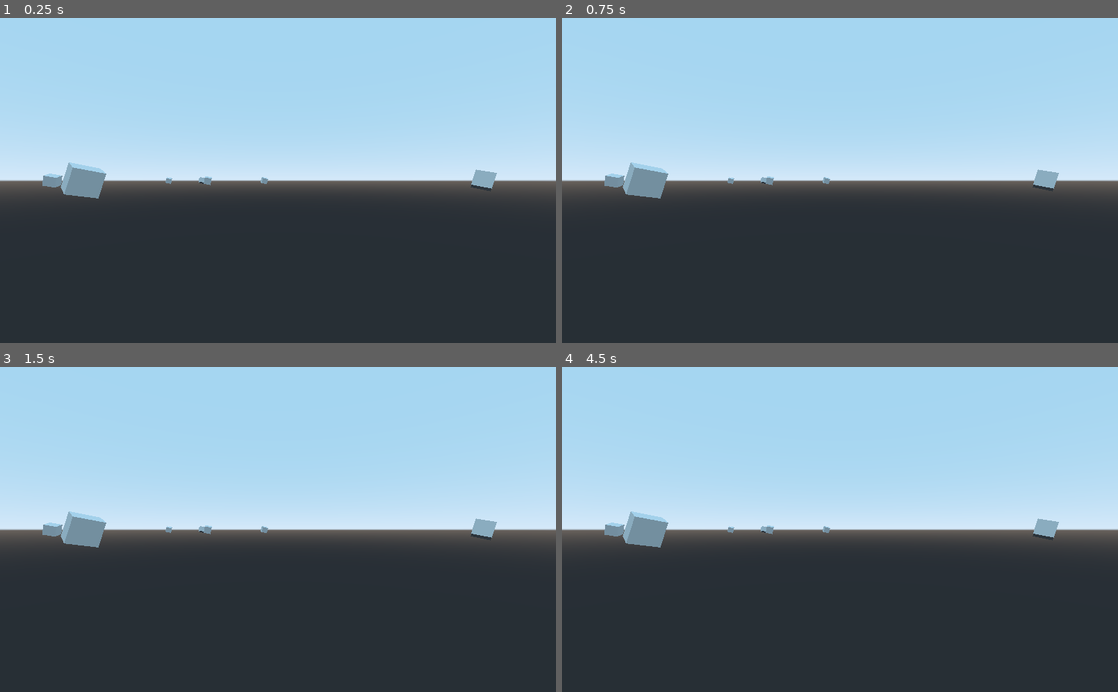
Above: before the commit, frames 1-4 (two rows, left to right).
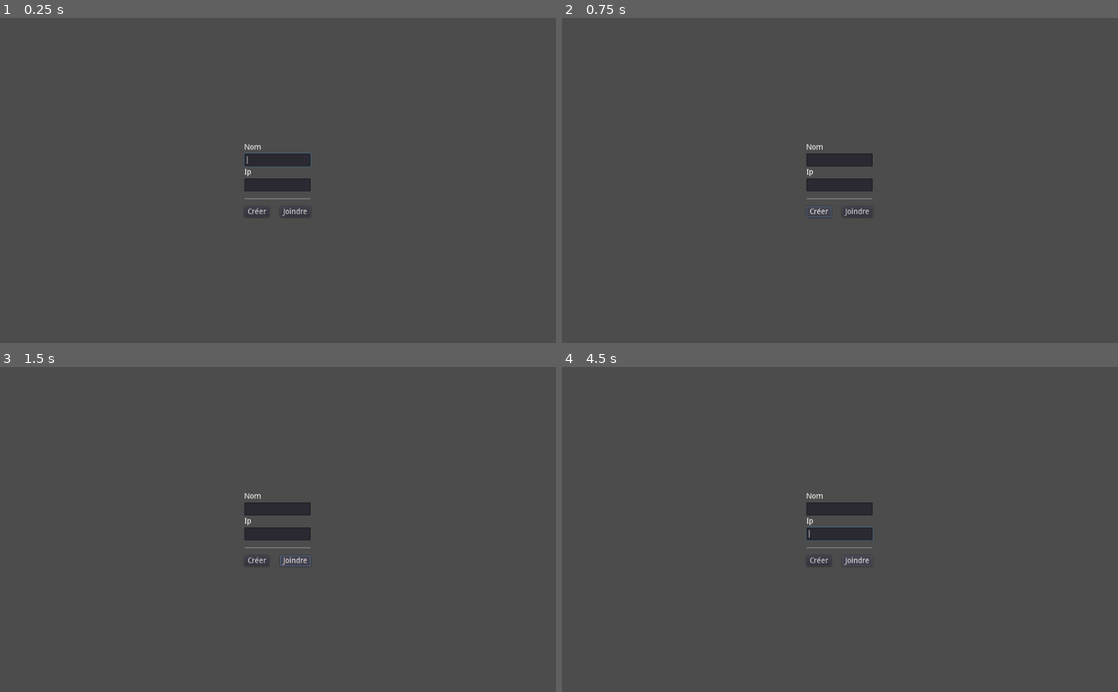
Above: after the commit, the same moments.

Repository: BloodOrange/SpaceExplorer
Game: Godot game, scene res://ConnectionScreen.tscn
The game is run twice, just before and just after one commit, with the same random seed, the same clock (stepped at 60 frames per second) and the same inputs. Before the commit the project starts from res://Spatial.tscn.
Inputs (mouse positions are in pixels of both pictures, inside the frame that each line leads up to):
- Up to frame 1 (0.25 s): no input
- Up to frame 2 (0.75 s): click (817, 213) at 0.5 s, where only the run after the commit has a clickable "Créer"
- Up to frame 3 (1.5 s): click (294, 562) at 1.25 s, where only the run after the commit has a clickable "Joindre"
- Up to frame 4 (4.5 s): hold Right (ui_right) 2.03-2.78 s; hold Down (ui_down) 2.78-3.53 s; hold Right (ui_right) 3.53-4.28 s; hold Up (ui_up) from 4.28 s (still down)

The runs differ from the first frame. In frame 1, 95% of the frame differs, in the area x 0-100%, y 0-100%; in frame 2, 95%; in frame 3, 95%; in frame 4, 95%.

Commit message:
Ajout de l'écran de connexion

Diff:
--- /dev/null
+++ b/ConnectionScreen.gd
@@ -0,0 +1,30 @@
+extends Control
+
+
+# Declare member variables here. Examples:
+# var a = 2
+# var b = "text"
+
+
+# Called when the node enters the scene tree for the first time.
+func _ready():
+	$CenterContainer/VBoxContainer/EditName.grab_focus()
+	get_tree().connect("connected_to_server", self, "_on_connected")
+
+func _on_connected():
+	get_tree().change_scene("res://Spatial.tscn")
+
+func _on_EditName_text_changed(new_text):
+	var is_valid_text = new_text.empty()
+
+	$CenterContainer/VBoxContainer/HBoxContainer/BtnCreate.disabled = is_valid_text
+	$CenterContainer/VBoxContainer/HBoxContainer/BtnJoin.disabled = is_valid_text
+
+func _on_BtnCreate_pressed():
+	Network.create_server()
+
+	if get_tree().get_network_peer():
+		_on_connected()
+
+func _on_BtnJoin_pressed():
+	Network.join_server($CenterContainer/VBoxContainer/EditIp.text)
--- /dev/null
+++ b/ConnectionScreen.tscn
@@ -0,0 +1,76 @@
+[gd_scene load_steps=2 format=2]
+
+[ext_resource path="res://ConnectionScreen.gd" type="Script" id=1]
+
+[node name="ConnectionScreen" type="Control"]
+anchor_right = 1.0
+anchor_bottom = 1.0
+script = ExtResource( 1 )
+__meta__ = {
+"_edit_use_anchors_": false
+}
+
+[node name="CenterContainer" type="CenterContainer" parent="."]
+anchor_right = 1.0
+anchor_bottom = 1.0
+margin_left = -0.950012
+margin_right = -0.950012
+__meta__ = {
+"_edit_use_anchors_": false
+}
+
+[node name="VBoxContainer" type="VBoxContainer" parent="CenterContainer"]
+margin_left = 451.0
+margin_top = 232.0
+margin_right = 573.0
+margin_bottom = 368.0
+__meta__ = {
+"_edit_use_anchors_": false
+}
+
+[node name="LblName" type="Label" parent="CenterContainer/VBoxContainer"]
+margin_right = 122.0
+margin_bottom = 14.0
+text = "Nom"
+
+[node name="EditName" type="LineEdit" parent="CenterContainer/VBoxContainer"]
+margin_top = 18.0
+margin_right = 122.0
+margin_bottom = 42.0
+
+[node name="LabelIp" type="Label" parent="CenterContainer/VBoxContainer"]
+margin_top = 46.0
+margin_right = 122.0
+margin_bottom = 60.0
+text = "Ip"
+
+[node name="EditIp" type="LineEdit" parent="CenterContainer/VBoxContainer"]
+margin_top = 64.0
+margin_right = 122.0
+margin_bottom = 88.0
+
+[node name="HSeparator" type="HSeparator" parent="CenterContainer/VBoxContainer"]
+margin_top = 92.0
+margin_right = 122.0
+margin_bottom = 112.0
+custom_constants/separation = 20
+
+[node name="HBoxContainer" type="HBoxContainer" parent="CenterContainer/VBoxContainer"]
+margin_top = 116.0
+margin_right = 122.0
+margin_bottom = 136.0
+custom_constants/separation = 20
+
+[node name="BtnCreate" type="Button" parent="CenterContainer/VBoxContainer/HBoxContainer"]
+margin_right = 46.0
+margin_bottom = 20.0
+text = "Créer"
+
+[node name="BtnJoin" type="Button" parent="CenterContainer/VBoxContainer/HBoxContainer"]
+margin_left = 66.0
+margin_right = 122.0
+margin_bottom = 20.0
+text = "Joindre"
+[connection signal="text_changed" from="CenterContainer/VBoxContainer/EditName" to="." method="_on_EditName_text_changed"]
+[connection signal="pressed" from="CenterContainer/VBoxContainer/HBoxContainer/BtnCreate" to="." method="_on_BtnCreate_pressed"]
+[connection signal="pressed" from="CenterContainer/VBoxContainer/HBoxContainer/BtnJoin" to="." method="_on_BtnJoin_pressed"]
--- a/Network.gd
+++ b/Network.gd
@@ -1,4 +1,6 @@
 extends Node
+
+const SERVER_PORT = 30100
 
 func _ready():
 	get_tree().connect("network_peer_connected", self, "_player_connected")
@@ -7,21 +9,25 @@
 	get_tree().connect("connection_failed", self, "_connected_fail")
 	get_tree().connect("server_disconnected", self, "_server_disconnected")
 
-func create_server(port):
+func create_server():
 	var peer = NetworkedMultiplayerENet.new()
 
-	if peer.create_server(port, 5) != OK:
+	if peer.create_server(SERVER_PORT, 5) != OK:
 		print("Erreur lors de la création du serveur")
 		return
 
+	print("Création du serveur...")
+
 	get_tree().set_network_peer(peer)
 
-func join_server(address_ip, port):
+func join_server(address_ip):
 	var peer = NetworkedMultiplayerENet.new()
 
-	if peer.create_client(address_ip, port) != OK:
+	if peer.create_client(address_ip, SERVER_PORT) != OK:
 		print("Impossible de joindre le serveur")
 		return
+
+	print("Connexion au serveur...")
 
 	get_tree().set_network_peer(peer)
 
--- a/Spatial.gd
+++ b/Spatial.gd
@@ -1,21 +1,6 @@
 extends Spatial
-
-
-# Declare member variables here. Examples:
-# var a = 2
-# var b = "text"
-
-const SERVER_PORT = 30100
-const SERVER_IP = "192.168.1.26"
-
-const SERVER_MODE = false
 
 # Called when the node enters the scene tree for the first time.
 func _ready():
-	if SERVER_MODE:
-		Network.create_server(SERVER_PORT)
-	else:
-		Network.join_server(SERVER_IP, SERVER_PORT)
-
-	if SERVER_MODE == false:
+	if get_tree().is_network_server() == false:
 		$BattleShip.change_seat(2)
--- a/project.godot
+++ b/project.godot
@@ -16,7 +16,7 @@
 [application]
 
 config/name="SpaceExplorer"
-run/main_scene="res://Spatial.tscn"
+run/main_scene="res://ConnectionScreen.tscn"
 config/icon="res://icon.png"
 
 [autoload]
